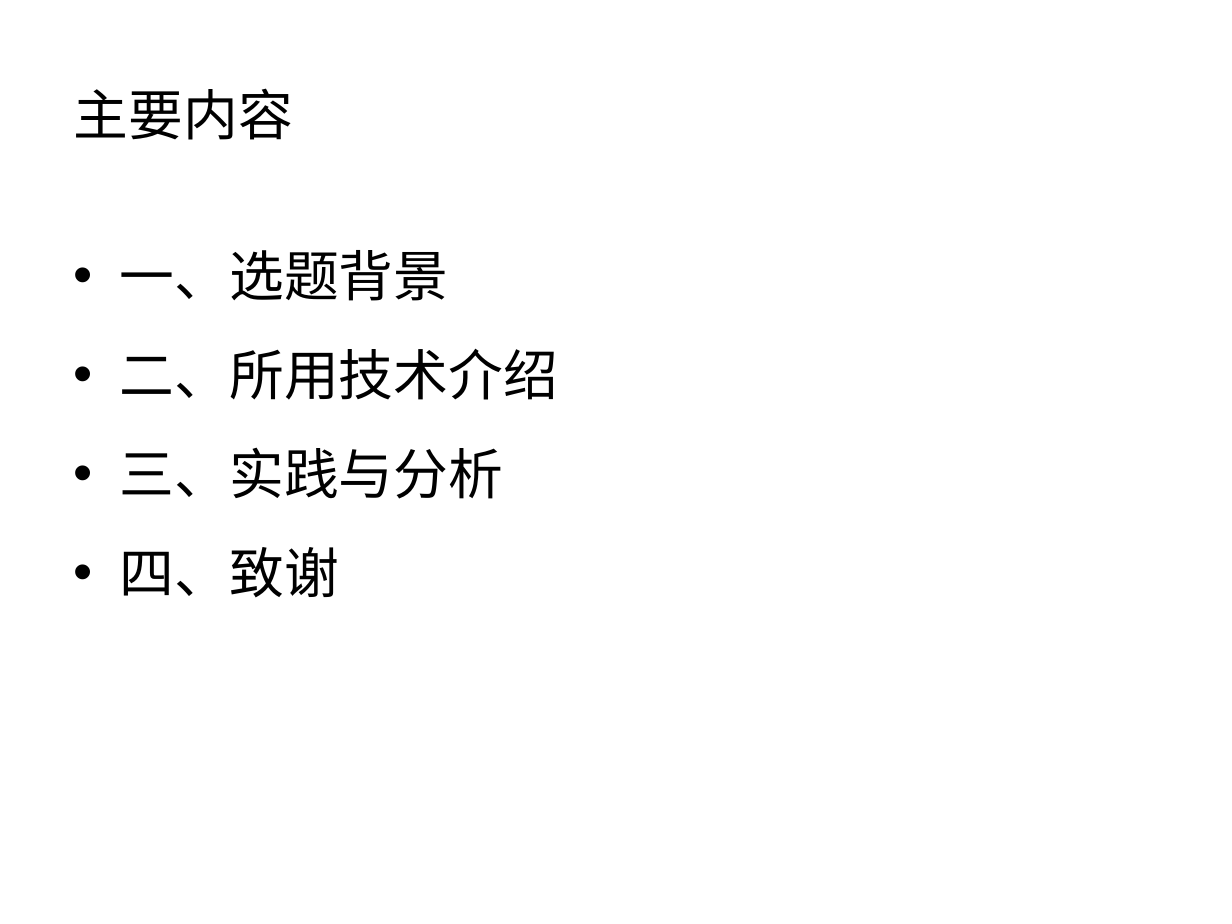
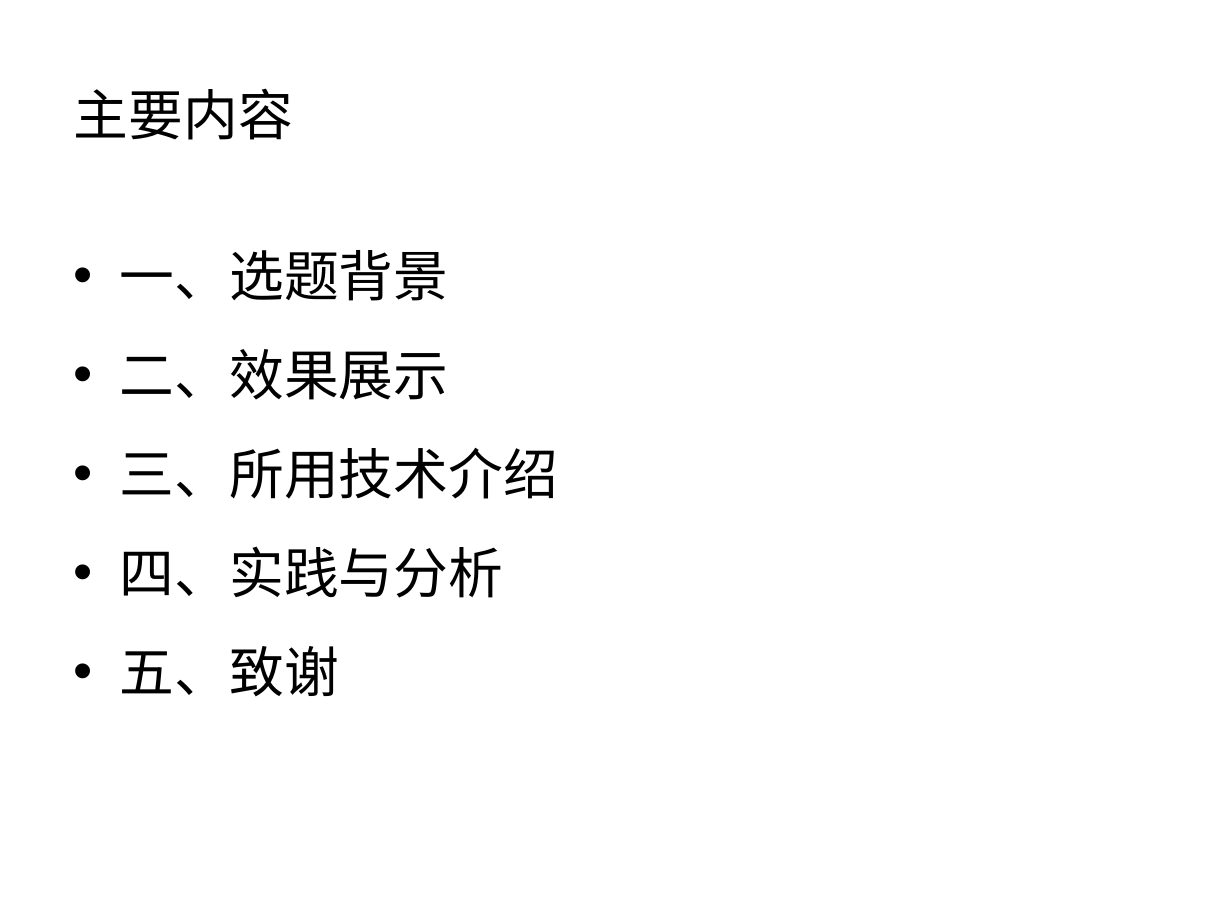
Before and after one commit to liuweiming1997/extensions, a slide deck: slide 2 of 论文.ppt. Drawn at 1232x924 pixels with LibreOffice and Linux fonts; fonts in the diff are those of the drawing. Boxes give left, top, right and bottom in pixels: in the first picture for what was removed or moved away, otherwise in the second. Text is boxed around its words. In the diff, an @@ line names an element or a change of style, - is before the commit and + after.

```diff
--- a/论文.ppt
+++ b/论文.ppt
@@ text at <box>120,349,558,697</box>: text changed @@
-• 二、所用技术介绍
-• 三、实践与分析
-• 四、致谢
+• 二、效果展示
+• 三、所用技术介绍
+• 四、实践与分析
+• 五、致谢
```
Also in this commit, not shown: 5 other slides changed, 5 slides added, 1 slide removed.
